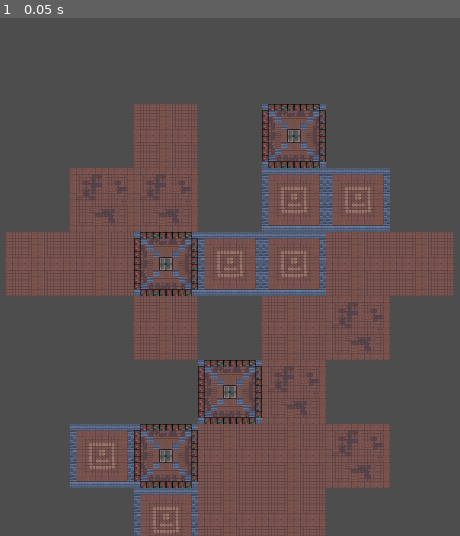
Above: before the commit, frame 1.
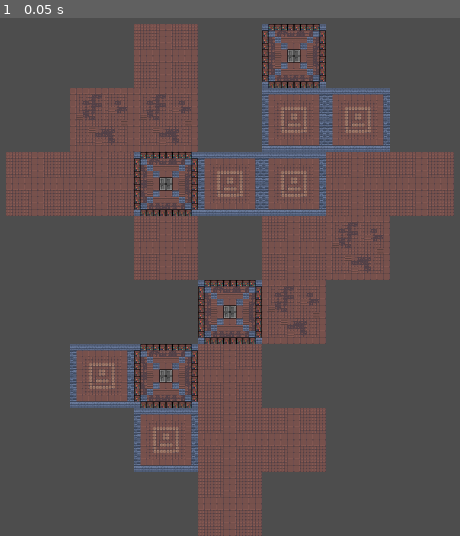
Above: after the commit, the same moment.

Repository: jaxonavena/Calamity
Game: Godot game, scene res://scenes/dungeon_generator.tscn
Two runs of this game, one before a commit and one after it. Both use one fixed random seed, a clock stepped at 60 frames per second and the inputs below.
Inputs:
- Up to frame 1 (0.05 s): no input

The runs differ from the first frame. In frame 1, 38% of the frame differs, in the area x 1-99%, y 1-100%.

Commit message:
Center the dungeon a little more

Diff:
--- a/calamity-godotproject/scenes/dungeon_generator.gd
+++ b/calamity-godotproject/scenes/dungeon_generator.gd
@@ -6,7 +6,7 @@
 var used_positions = {}
 var door_distance_offsets = {}
 const NUM_ROOMS = 5
-const ROOM_REMOVAL_PERCENTAGE = 10
+const ROOM_REMOVAL_PERCENTAGE = 15
 var placed_rooms = []
 var delay = false # Delay the generation/shrinkage of the dungeon to watch it happen live
 const DELAY = 1.0
@@ -49,7 +49,7 @@
 func generate_dungeon():
 	# Initialize the starting room
 	var start_room = instance_room()
-	start_room.global_position = Vector2(1000,1000)
+	start_room.global_position = Vector2(1000,800)
 	add_child(start_room)
 	placed_rooms.append(start_room)
 
